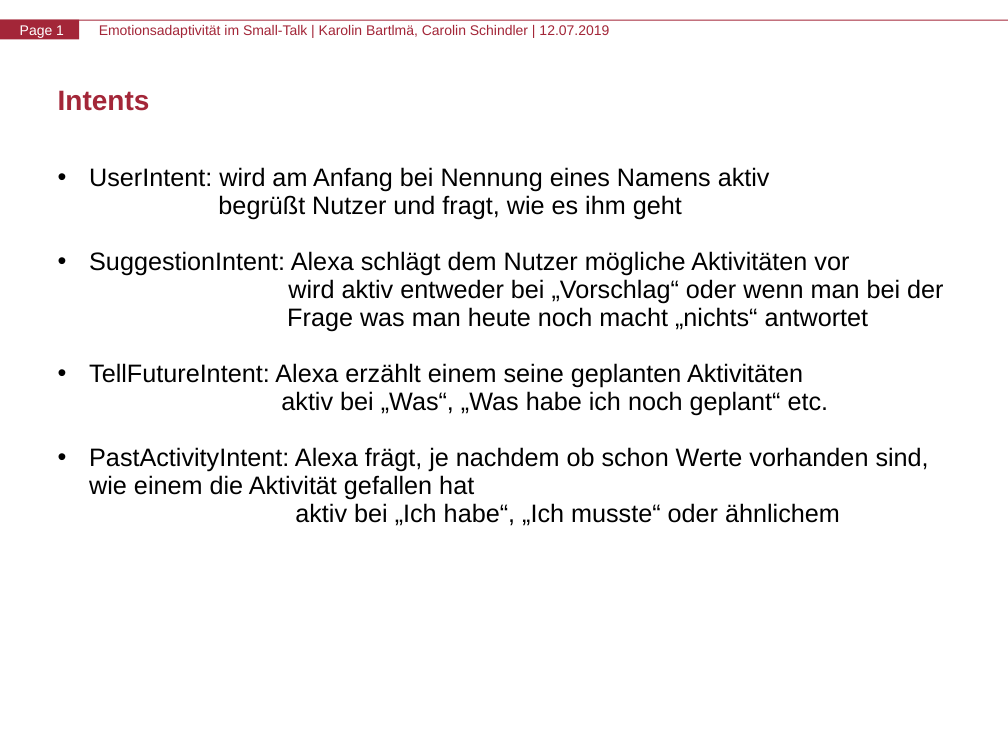
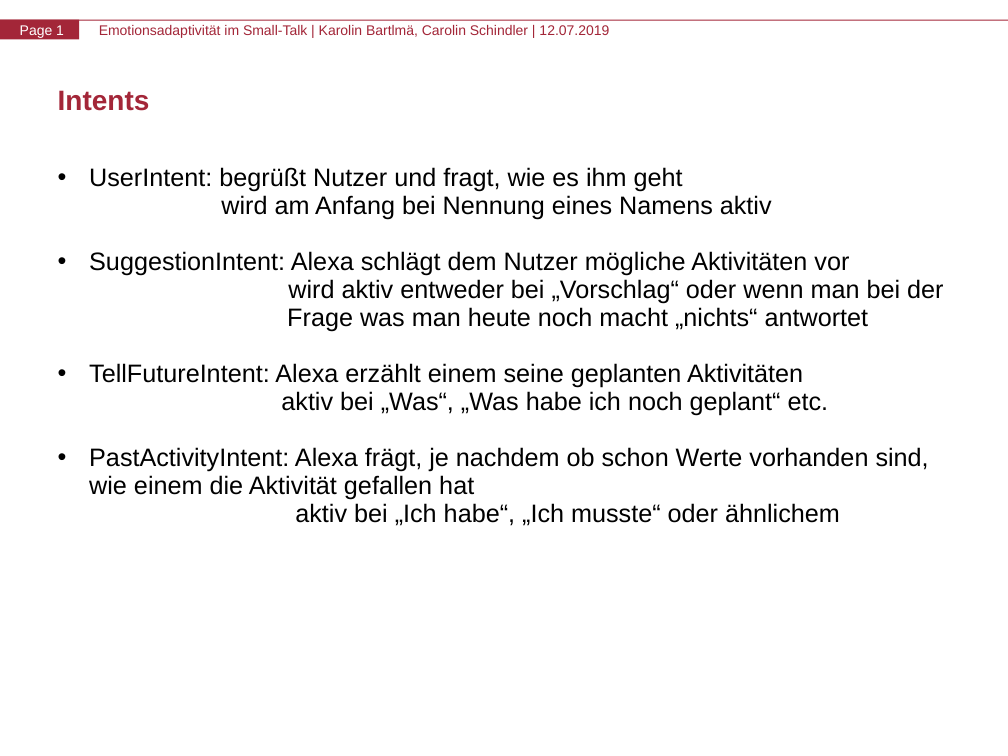
Before and after one commit to csacro-University-Exercises/Alexa-Skill-Emotionsadaptivitaet-im-Small-Talk, a slide deck: slide 1 of abschlusspräsentation.pptx. Drawn at 1008x756 pixels with LibreOffice and Linux fonts; fonts in the diff are those of the drawing. Boxes give left, top, right and bottom in pixels: in the first picture for what was removed or moved away, otherwise in the second. Text is boxed around its words. In the diff, an @@ line names an element or a change of style, - is before the commit and + after.

```diff
--- a/abschlusspräsentation.pptx
+++ b/abschlusspräsentation.pptx
@@ text at [89,167,772,220]: text changed @@
-• UserIntent: wird am Anfang bei Nennung eines Namens aktiv
-begrüßt Nutzer und fragt, wie es ihm geht
+• UserIntent: begrüßt Nutzer und fragt, wie es ihm geht
+wird am Anfang bei Nennung eines Namens aktiv
```
Also in this commit, not shown: 1 other slide changed.
